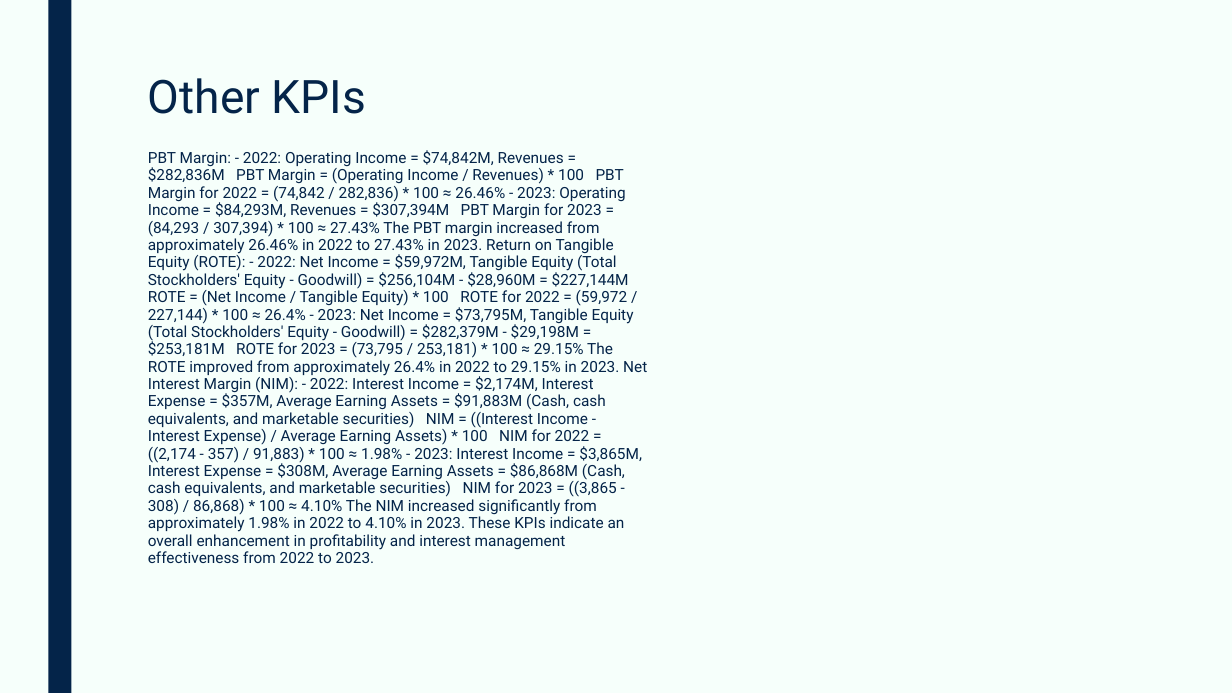
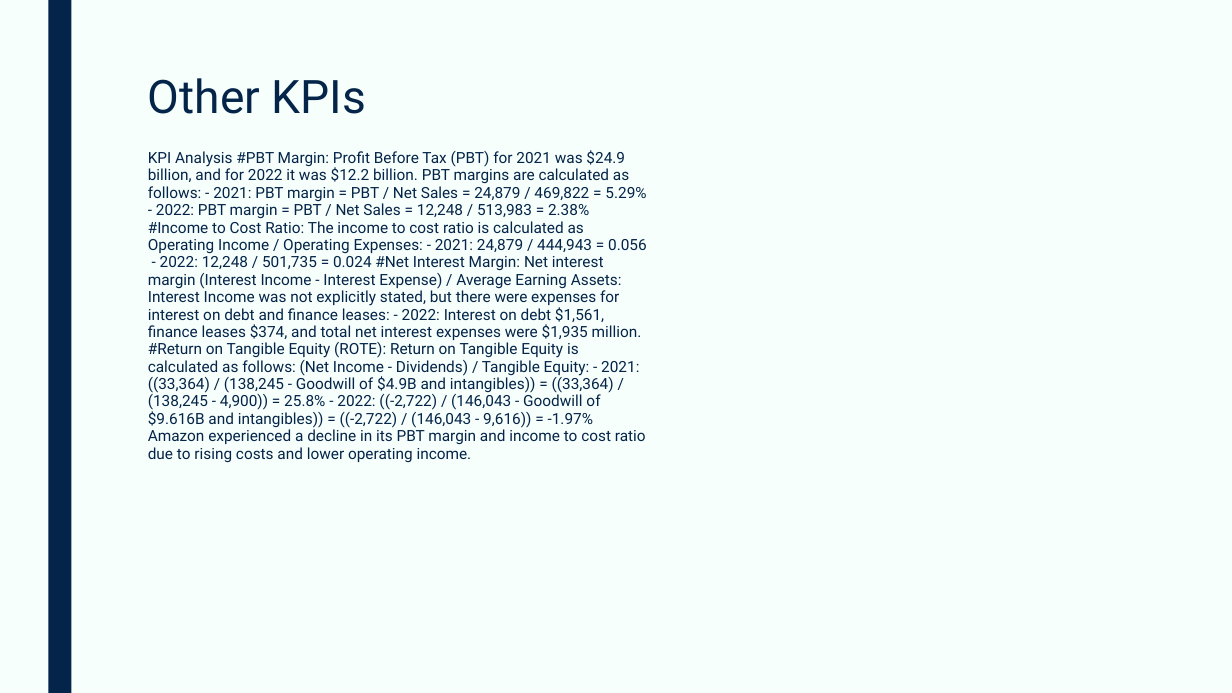
Before and after one commit to devangovind/AMUCLDISS, a slide deck: slide 5 of fastapi-backend/pres/output.pptx. Drawn at 1232x693 pixels with LibreOffice and Linux fonts; fonts in the diff are those of the drawing. Boxes give left, top, right and bottom in pixels: in the first picture for what was removed or moved away, otherwise in the second. Text is boxed around its words. In the diff, an @@ line names an element or a change of style, - is before the commit and + after.

```diff
--- a/fastapi-backend/pres/output.pptx
+++ b/fastapi-backend/pres/output.pptx
@@ text at box(148, 150, 647, 463): text changed @@
-PBT Margin: - 2022: Operating Income = $74,842M, Revenues = $282,836M PBT Margin = (Operating Income / Revenues) * 100 PBT Margin for 2022 = (74,842 / 282,836) * 100 ≈ 26.46% - 2023: Operating Income = $84,293M, Revenues = $307,394M PBT Margin for 2023 = (84,293 / 307,394) * 100 ≈ 27.43% The PBT margin increased from approximately 26.46% in 2022 to 27.43% in 2023. Return on Tangible Equity (ROTE): - 2022: Net Income = $59,972M, Tangible Equity (Total Stockholders' Equity - Goodwill) = $256,104M - $28,960M = $227,144M ROTE = (Net Income / Tangible Equity) * 100 ROTE for 2022 = (59,972 / 227,144) * 100 ≈ 26.4% - 2023: Net Income = $73,795M, Tangible Equity (Total Stockholders' Equity - Goodwill) = $282,379M - $29,198M = $253,181M ROTE for 2023 = (73,795 / 253,181) * 100 ≈ 29.15% The ROTE improved from approximately 26.4% in 2022 to 29.15% in 2023. Net Interest Margin (NIM): - 2022: Interest Income = $2,174M, Interest Expense = $357M, Average Earning Assets = $91,883M (Cash, cash equivalents, and marketable securities) NIM = ((Interest Income - Interest Expense) / Average Earning Assets) * 100 NIM for 2022 = ((2,174 - 357) / 91,883) * 100 ≈ 1.98% - 2023: Interest Income = $3,865M, Interest Expense = $308M, Average Earning Assets = $86,868M (Cash, cash equivalents, and marketable securities) NIM for 2023 = ((3,865 - 308) / 86,868) * 100 ≈ 4.10% The NIM increased significantly from approximately 1.98% in 2022 to 4.10% in 2023. These KPIs indicate an overall enhancement in profitability and interest management effectiveness from 2022 to 2023.
+KPI Analysis #PBT Margin: Profit Before Tax (PBT) for 2021 was $24.9 billion, and for 2022 it was $12.2 billion. PBT margins are calculated as follows: - 2021: PBT margin = PBT / Net Sales = 24,879 / 469,822 = 5.29% - 2022: PBT margin = PBT / Net Sales = 12,248 / 513,983 = 2.38% #Income to Cost Ratio: The income to cost ratio is calculated as Operating Income / Operating Expenses: - 2021: 24,879 / 444,943 = 0.056 - 2022: 12,248 / 501,735 = 0.024 #Net Interest Margin: Net interest margin (Interest Income - Interest Expense) / Average Earning Assets: Interest Income was not explicitly stated, but there were expenses for interest on debt and finance leases: - 2022: Interest on debt $1,561, finance leases $374, and total net interest expenses were $1,935 million. #Return on Tangible Equity (ROTE): Return on Tangible Equity is calculated as follows: (Net Income - Dividends) / Tangible Equity: - 2021: ((33,364) / (138,245 - Goodwill of $4.9B and intangibles)) = ((33,364) / (138,245 - 4,900)) = 25.8% - 2022: ((-2,722) / (146,043 - Goodwill of $9.616B and intangibles)) = ((-2,722) / (146,043 - 9,616)) = -1.97% Amazon experienced a decline in its PBT margin and income to cost ratio due to rising costs and lower operating income.
```
Also in this commit, not shown: 4 other slides changed, 1 other file.
